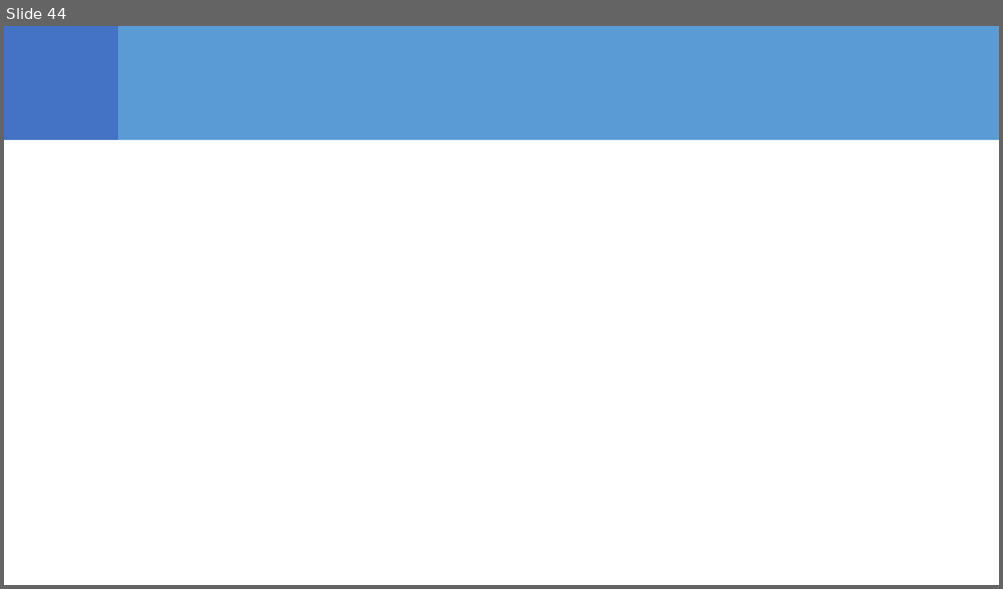
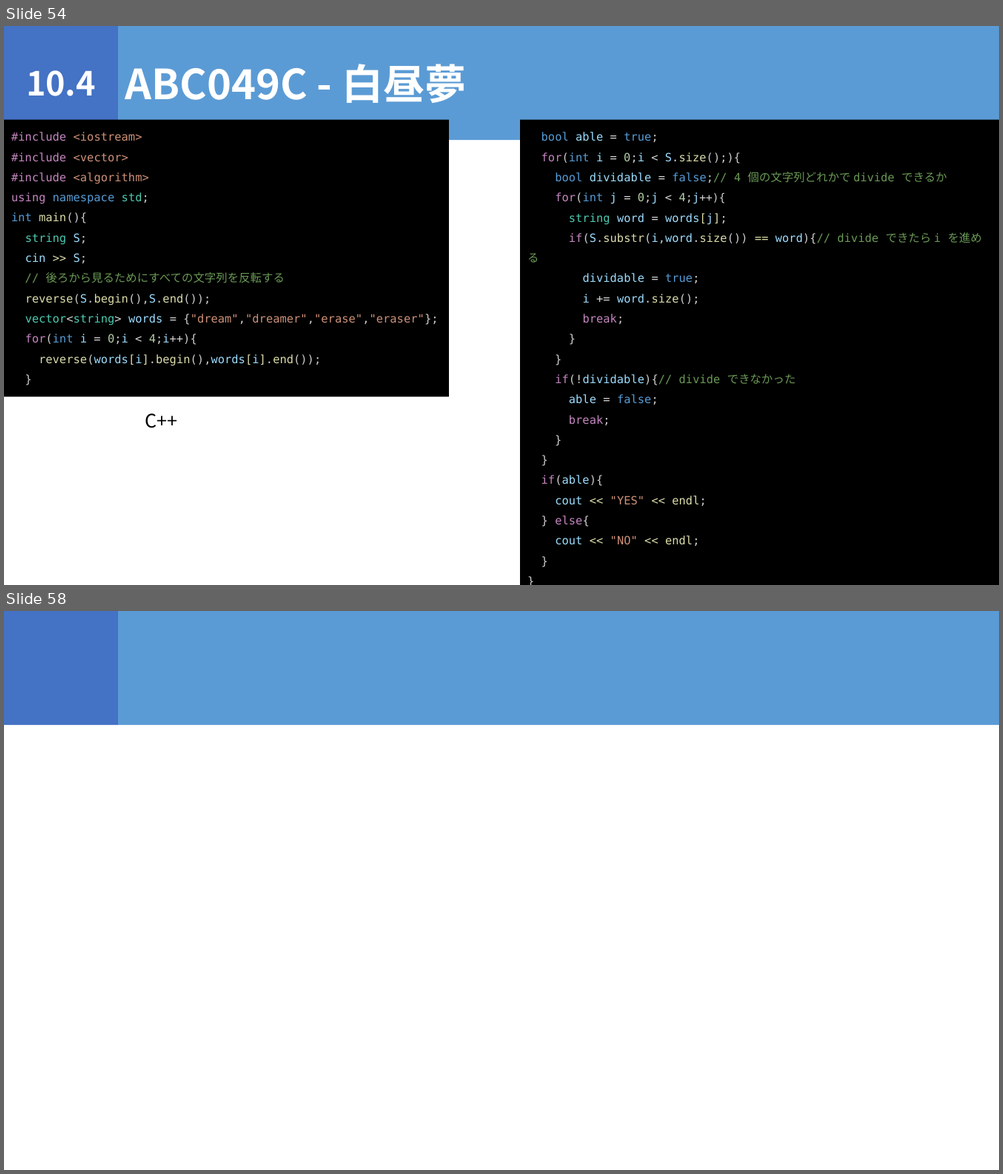
Before and after one commit to igeeeeee/triC_AtCoder_Beginners_Selection, a slide deck: ABS_勉強会.pptx. Shown one above the other, each under a label of ours: slide 44 before the commit, slides 54 and 58 after it; the slides between them are not shown. The pictures are 1003x589 and 1003x1174 pixels, drawn with LibreOffice and Linux fonts; fonts in the diff are those of the drawing. Boxes give left, top, right and bottom in pixels: in the first picture for what was removed or moved away, otherwise in the second. Text is boxed around its words. In the diff, an @@ line names an element or a change of style, - is before the commit and + after.

```diff
--- a/ABS_勉強会.pptx
+++ b/ABS_勉強会.pptx
@@ slide 54 added at <box>4,26,999,585</box>, background #FFFFFF @@
@@ rectangle added at <box>4,26,118,140</box>, fill #4472C4, 32 pt, text #FFFFFF, bold @@
+10.4
@@ text added at <box>125,64,466,103</box>, 40 pt, text #FFFFFF, bold @@
+ABC049C - 白昼夢
@@ rectangle added at <box>4,120,449,397</box>, fill #000000, 11 pt, text #CE9178 @@
+#include <iostream>
+#include <vector>
+#include <algorithm>
+using namespace std;
+int main(){
+string S;
+cin >> S;
+// 後ろから見るためにすべての文字列を反転する
+reverse(S.begin(),S.end());
+vector<string> words = {"dream","dreamer","erase","eraser"};
+for(int i = 0;i < 4;i++){
+reverse(words[i].begin(),words[i].end());
+}
@@ rectangle added at <box>521,120,999,585</box>, fill #000000, 11 pt, text #9CDCFE @@
+bool able = true;
+for(int i = 0;i < S.size();){
+bool dividable = false;// 4 個の文字列どれかで divide できるか
+for(int j = 0;j < 4;j++){
+string word = words[j];
+if(S.substr(i,word.size()) == word){// divide できたら i を進める
+dividable = true;
+i += word.size();
+break;
+}
+}
+if(!dividable){// divide できなかった
+able = false;
+break;
+}
+}
+if(able){
+cout << "YES" << endl;
+} else{
+cout << "NO" << endl;
+}
+}
@@ text added at <box>145,414,178,429</box>, 18 pt, text #000000 @@
+C++
@@ what was slide 44 is now slide 58 @@
```
Also in this commit, not shown: 1 slide changed, 12 other slides added, 2 slides removed, 5 other files.
